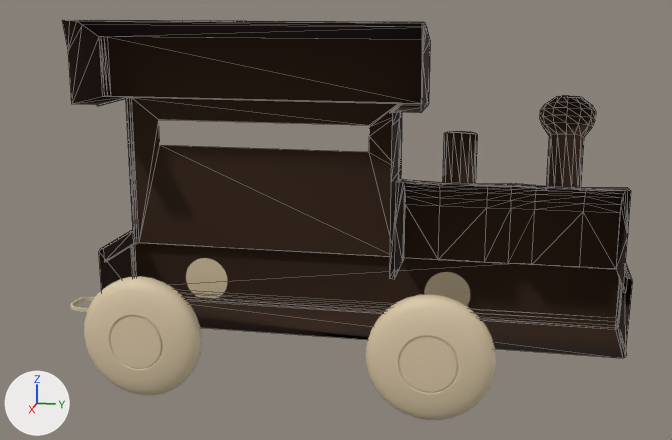
An edit to the glTF model 1tren-cabeza.glb, drawn before and after from the same camera.
The view is the same before and after, from a 50 mm camera at (7.46, 1.96, 2.93) aimed at (0.03, 0.47, 1.07). Every picture has the same lights, and +X, +Y and +Z are marked at lower left. The picture after the commit comes second. Mesh edges are drawn as thin lines on the coarser meshes. Where no turn or scale is listed for an object, it has been applied to the vertices. Vertices at exactly the same position are counted once.

The older version as bpy lines, for what is in view:
```python
me_cube_022 = bpy.data.meshes.new('Cube.022')
me_cube_022.from_pydata(...)  # 289 vertices, 511 faces; spans x -0.71..0.07, y -1.59..3.16, z -0.72..1.95
me_cube_022.materials.append(mat_a)  # brown #341f0e
me_cylinder_009 = bpy.data.meshes.new('Cylinder.009')
me_cylinder_009.from_pydata(...)  # 832 vertices, 1660 faces; spans x -0.144..0.144, y -0.489..0.489, z -0.495..0.495
me_cylinder_009.materials.append(mat_material_007)  # picture img_colors
me_cylinder_011 = bpy.data.meshes.new('Cylinder.011')
me_cylinder_011.from_pydata(...)  # 832 vertices, 1660 faces; spans x -0.144..0.144, y -0.489..0.489, z -0.495..0.495
me_cylinder_011.materials.append(mat_material_007)  # picture img_colors
ob_carriage_002 = bpy.data.objects.new('carriage.002', me_cube_022)
ob_carriage_002.location = (0.001, -0.275, 0.74)
ob_tire_1_008 = bpy.data.objects.new('tire-1.008', me_cylinder_009)
ob_tire_1_008.location = (-0.852, -0.948, 0.238)
ob_tire_1_010 = bpy.data.objects.new('tire-1.010', me_cylinder_011)
ob_tire_1_010.location = (0.85, -0.948, 0.238)
# also in view: 'tire-1.011' at (0.85, 1.36, 0.24); 'tire-1.009' at (-0.85, 1.36, 0.24)
```
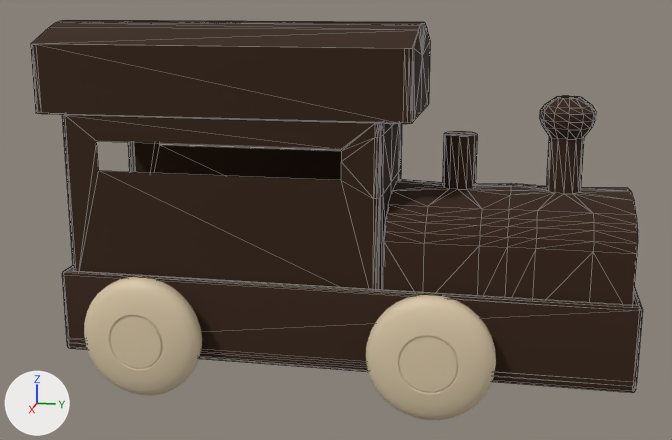
Changed parts and their boxes [x1, y1, x2, y2] in the pictures (672 x 440 px):
'carriage.002', reshaped (7% wider, 10% taller)
    before: [62, 20, 632, 358]
    after: [31, 20, 642, 393]
part 1 of me_cube_022, added (brown)
    after: [31, 20, 642, 393]
'tire-1.008', unchanged, covered by the edit
    before: [186, 258, 227, 299]

What the commit changed:
me_cube_022 is used by ob_carriage_002; location (0.001, -0.275, 0.74).
me_cube_022 had 289 vertices, 511 faces and spanned x -0.71..0.07, y -1.59..3.16, z -0.72..1.95.
me_cube_022 now has 514 vertices, 1029 faces and spans x -0.71..0.71, y -1.59..3.16, z -0.72..1.95.
Part 1, on me_cube_022:
141 vertices are added at x 0.04..0.71, y -1.59..3.16, z -0.71..1.94.
12 new vertices lie (0.69, 0.0, 0.0) away from vertices in x 0.0, y -1.42..3.16, z -0.72..-0.04.
8 new vertices lie (0.46, 0.0, 0.0) away from vertices in x 0.0, y 1.18..1.44, z -0.16..1.24.
8 new vertices lie (0.15, 0.0, 0.0) away from vertices in x 0.46, y 1.18..1.44, z -0.16..1.24.
6 new vertices lie (0.61, 0.0, 0.0) away from vertices in x 0.0, y -1.59..-1.33, z -0.16..1.24.
10 new vertices lie (0.0, 0.0, 0.42) away from vertices in x 0.07..0.13, y 1.64..2.7, z 0.66.
7 new vertices lie (0.09, 0.0, -0.05) away from vertices in x 0.44, y 1.24..3.09, z 0.58.
7 new vertices lie (0.06, 0.0, -0.05) away from vertices in x 0.53, y 1.24..3.09, z 0.53.
7 new vertices lie (0.04, 0.0, -0.07) away from vertices in x 0.59, y 1.24..3.09, z 0.48.
7 new vertices lie (0.02, 0.0, -0.07) away from vertices in x 0.63, y 1.24..3.09, z 0.41.
7 new vertices lie (0.0, 0.0, -0.5) away from vertices in x 0.65, y 1.24..3.09, z 0.34.
5 new vertices lie (0.0, 0.0, 0.07) away from vertices in x 0.11..0.21, y 2.4..2.76, z 1.22.
518 new faces join them.
